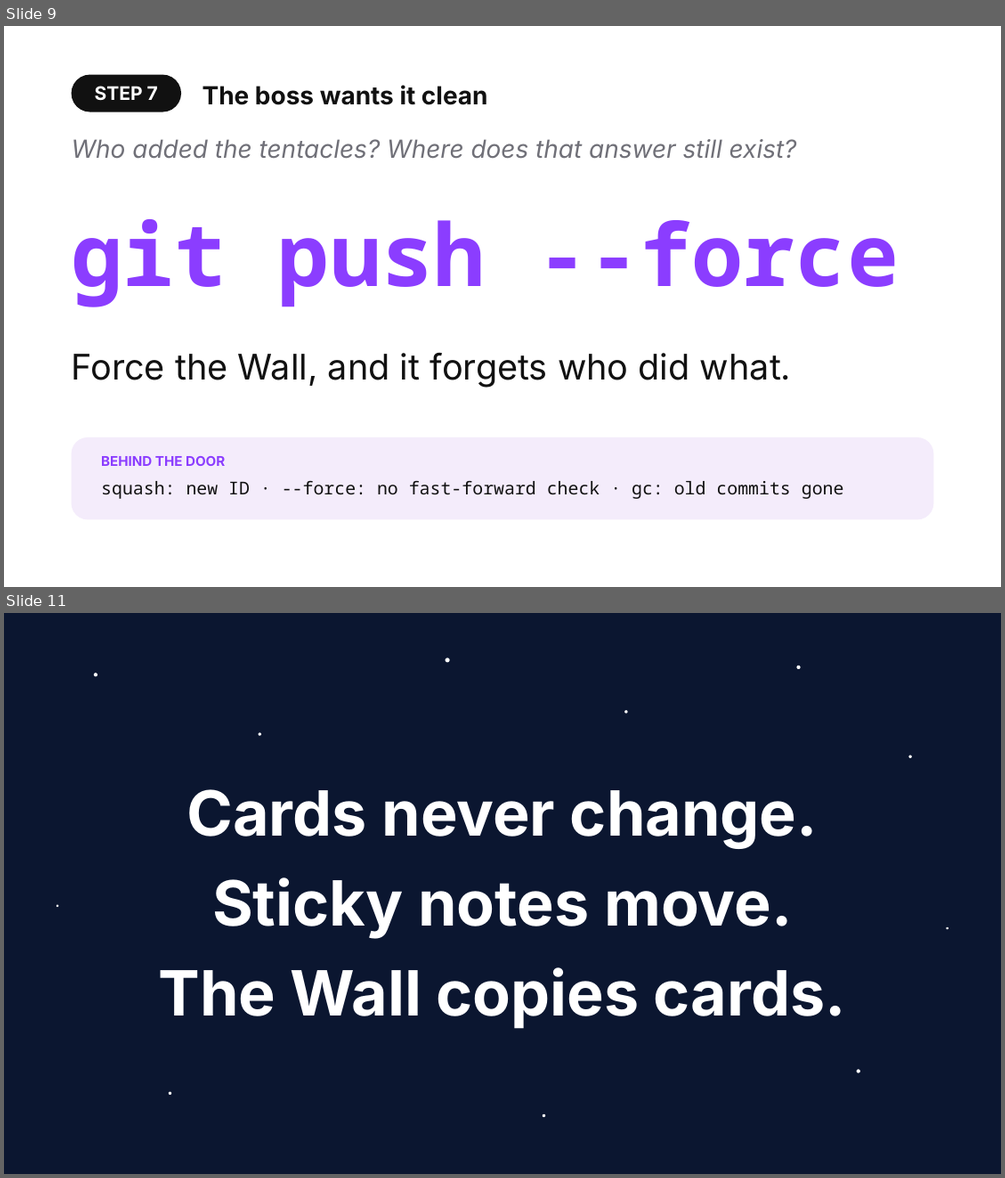
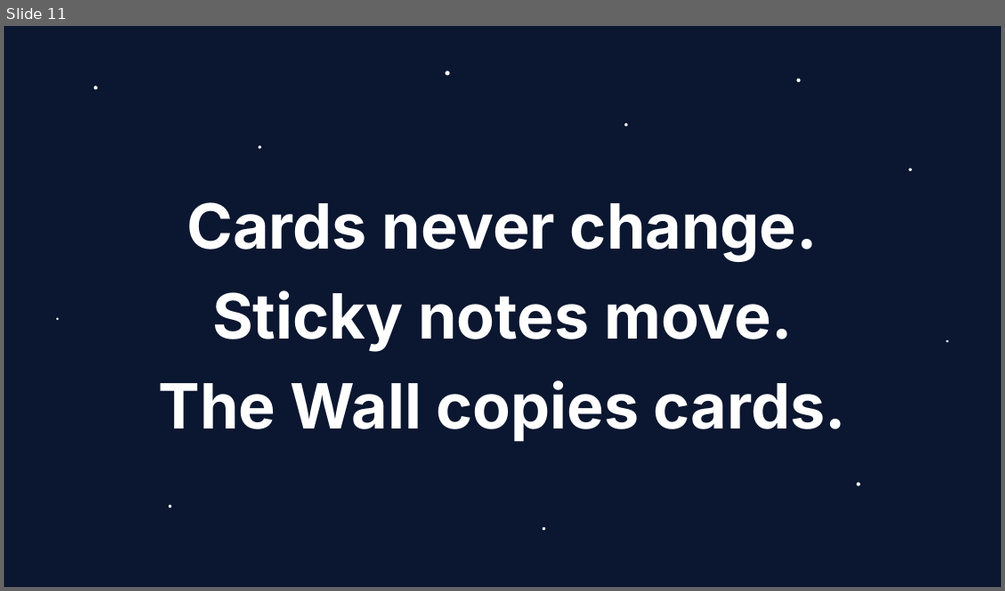
Before and after one commit to shubham3-ucb/cs294-pl, a slide deck: slides/tuesday_app.pptx. Shown one above the other, each under a label of ours: slides 9 and 11 before the commit, slide 11 after it; the slides between them are not shown. The pictures are 1005x1178 and 1005x591 pixels, drawn with LibreOffice and Linux fonts; fonts in the diff are those of the drawing. Boxes give left, top, right and bottom in pixels: in the first picture for what was removed or moved away, otherwise in the second. Text is boxed around its words. In the diff, an @@ line names an element or a change of style, - is before the commit and + after.

```diff
--- a/slides/tuesday_app.pptx
+++ b/slides/tuesday_app.pptx
@@ slide 9 removed at box(4, 26, 1001, 587), background #FFFFFF @@
@@ rounded rectangle removed at box(72, 75, 181, 112) @@
-STEP 7
@@ text removed at box(202, 85, 488, 105) @@
-The boss wants it clean
@@ text removed at box(72, 139, 797, 159) @@
-Who added the tentacles? Where does that answer still exist?
@@ text removed at box(72, 219, 898, 307) @@
-git push --force
@@ text removed at box(72, 353, 791, 387) @@
-Force the Wall, and it forgets who did what.
@@ rounded rectangle removed at box(72, 437, 933, 520) @@
@@ text removed at box(101, 456, 225, 466) @@
-BEHIND THE DOOR
@@ text removed at box(101, 481, 844, 499) @@
-squash: new ID · --force: no fast-forward check · gc: old commits gone
```
Also in this commit, not shown: 3 slides changed, 7 slides added, 6 other slides removed, 50 other files.
